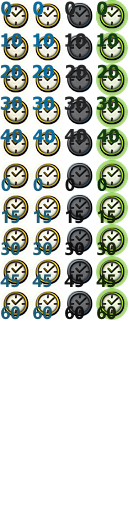
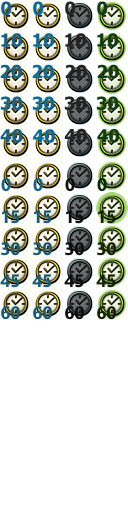
Layer changes from the first (128, 512) image to the second:
painted on "PT0" over <box>96,0,128,320</box>
painted on "PT0BG" over <box>96,0,128,320</box>
painted on "PT10" over <box>96,0,128,176</box>
painted on "PT10BG" over <box>96,0,128,320</box>
painted on "PT20" over <box>96,0,128,192</box>
painted on "PT20BG" over <box>96,64,128,320</box>
painted on "PT30" (1st of 2) over <box>96,0,128,240</box>
painted on "PT30BG" (1st of 2) over <box>96,96,128,320</box>
painted on "PT40" over <box>96,16,128,272</box>
painted on "PT40BG" over <box>96,128,128,320</box>
painted on "PT15" over <box>96,80,128,320</box>
painted on "PT15BG" over <box>96,128,128,320</box>
painted on "PT30" (2nd of 2) over <box>96,112,128,320</box>
painted on "PT30BG" (2nd of 2) over <box>96,224,128,320</box>
painted on "PT45" over <box>96,144,128,320</box>
painted on "PT45BG" over <box>96,256,128,320</box>
painted on "PT60" over <box>96,176,128,320</box>
painted on "PT60BG" over <box>96,288,128,320</box>
